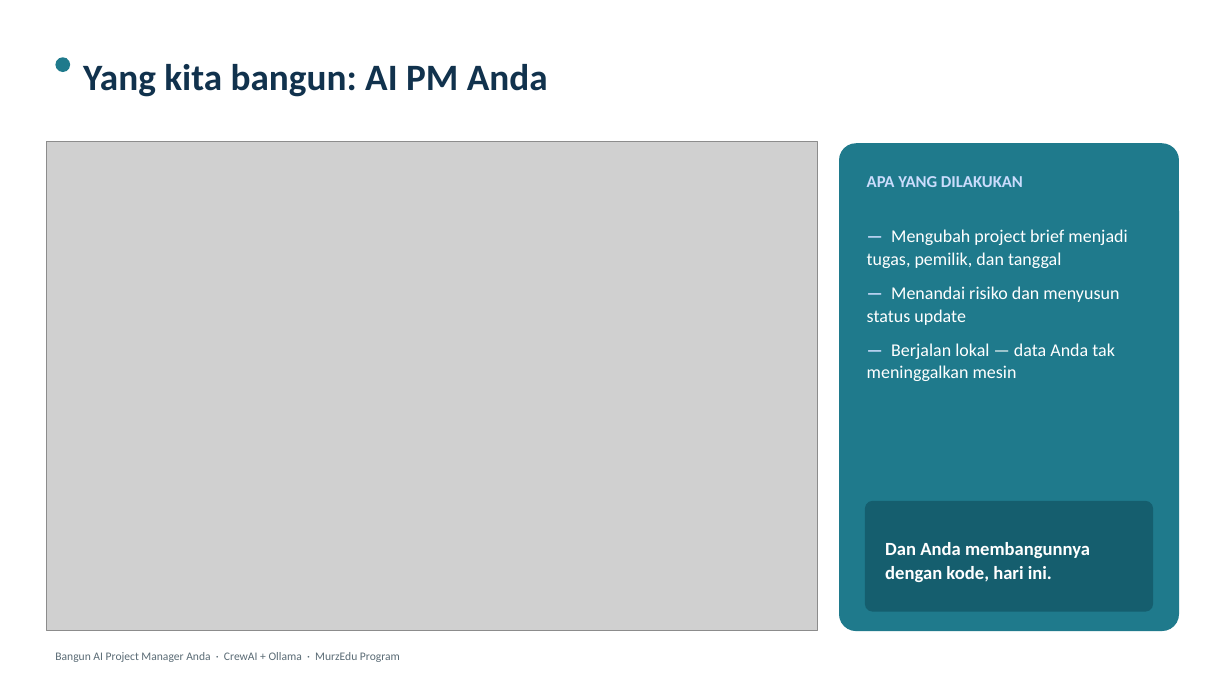
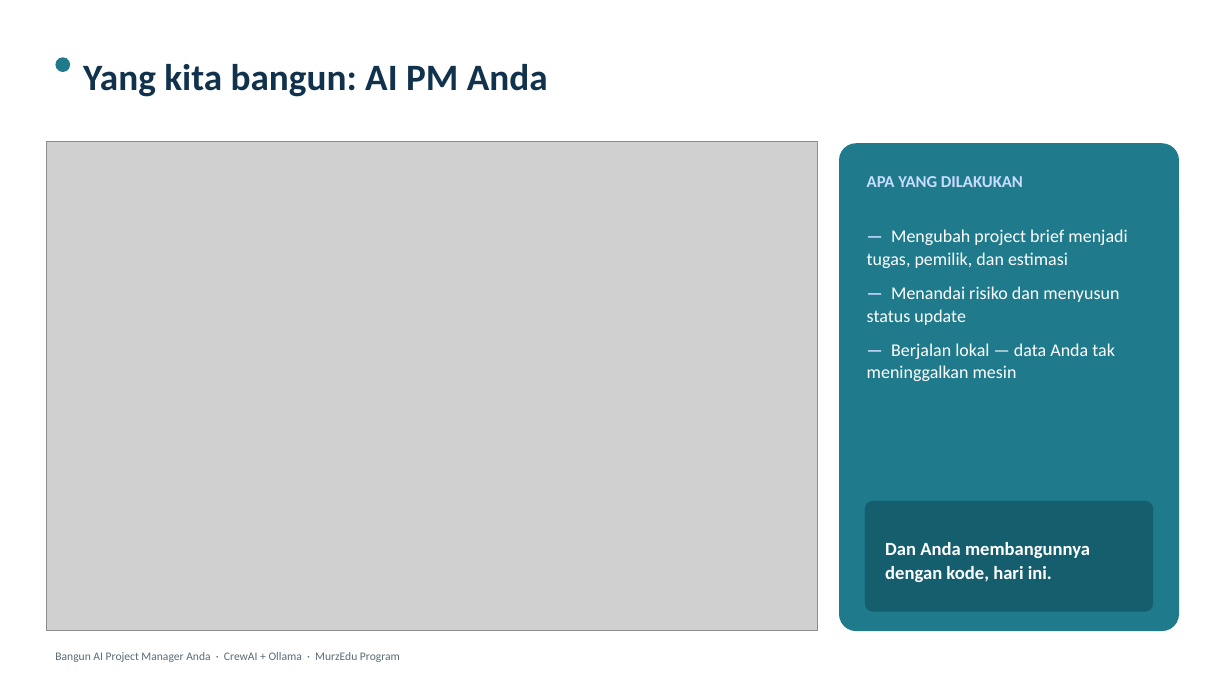
Before and after one commit to adepuu/ai-pm-workshop, a slide deck: slide 4 of MurzEdu_AI_Workshop_Package/01_Slide_Deck/AI_Project_Manager_Workshop_ID.pptx. Drawn at 1232x693 pixels with LibreOffice and Linux fonts; fonts in the diff are those of the drawing; grey boxes stand for pictures. Boxes give left, top, right and bottom in pixels: in the first picture for what was removed or moved away, otherwise in the second. Text is boxed around its words. In the diff, an @@ line names an element or a change of style, - is before the commit and + after.

```diff
--- a/MurzEdu_AI_Workshop_Package/01_Slide_Deck/AI_Project_Manager_Workshop_ID.pptx
+++ b/MurzEdu_AI_Workshop_Package/01_Slide_Deck/AI_Project_Manager_Workshop_ID.pptx
@@ text at <box>867,229,1127,268</box>: text changed @@
-— Mengubah project brief menjadi tugas, pemilik, dan tanggal
+— Mengubah project brief menjadi tugas, pemilik, dan estimasi
```
Also in this commit, not shown: 9 other slides changed, 28 other files.
